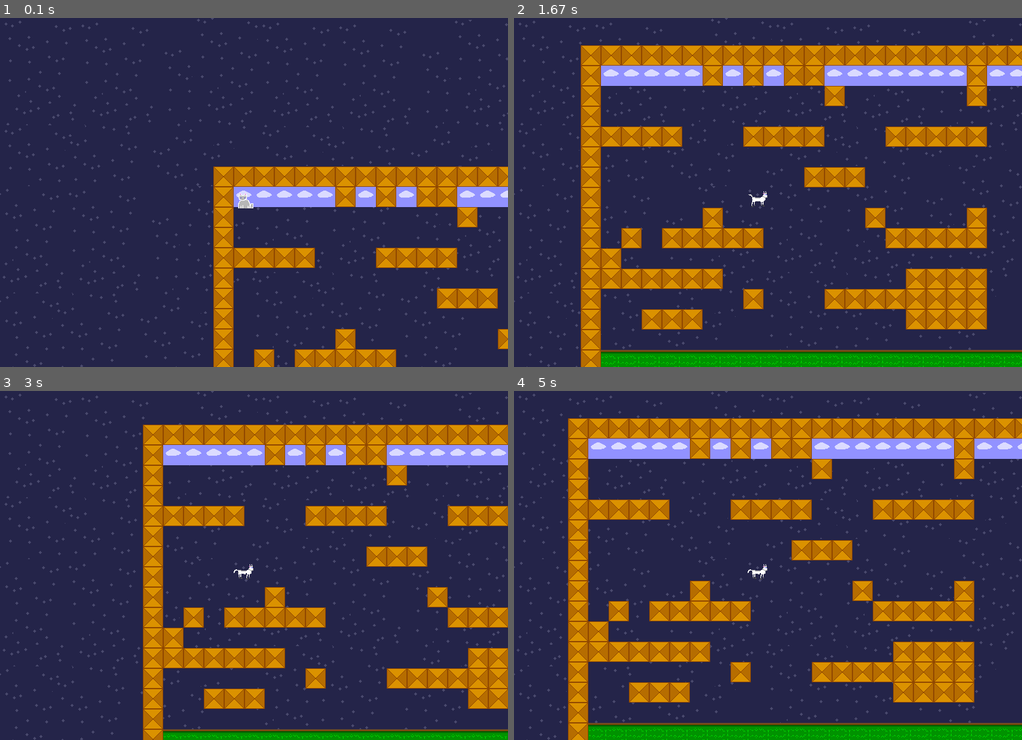
Above: before the commit, frames 1-4 (two rows, left to right).
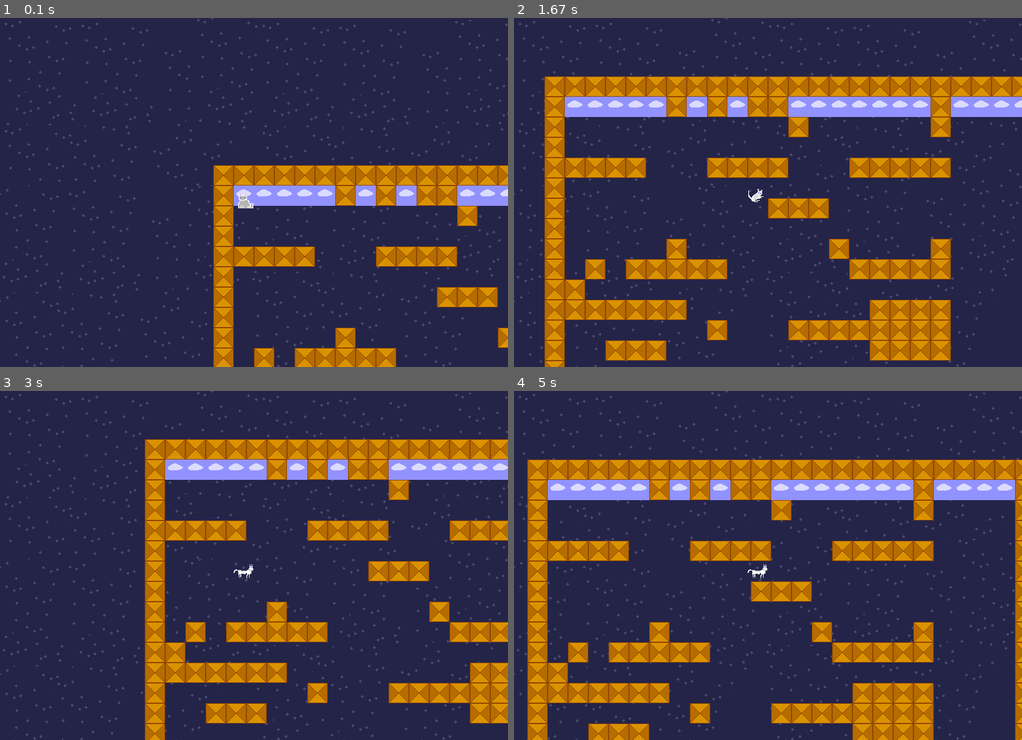
Above: after the commit, the same moments.

Repository: anokata/pythonPetProjects
Game: pygame game, started from platformer/pygametst.py
Two runs of this game, one before a commit and one after it. Both use one fixed random seed, a clock stepped at 60 frames per second and the inputs below.
Inputs:
- Up to frame 1 (0.1 s): no input
- Up to frame 2 (1.67 s): hold Space 0.33-0.8 s; hold Right 0.33-0.8 s; hold Right 0.83-1.3 s; tap Space at 0.9, 1.2, 1.4 s; hold Right from 1.33 s (still down)
- Up to frame 3 (3 s): tap Space at 1.7, 1.9, 2.2, 2.47, 2.77, 2.9 s; release Right at 1.8 s; hold Left 1.83-2.37 s; hold Left 2.4-2.8 s; hold Right from 2.83 s (still down)
- Up to frame 4 (5 s): tap Space at 3.2, 3.57, 3.87, 4.07, 4.37, 4.57, 4.87 s; release Right at 3.47 s; hold Left 3.5-3.97 s; hold Right 4-4.47 s; hold Right 4.5-4.97 s

The runs differ from the first frame. In frame 1, 3.6% of the frame differs, in the area x 42-100%, y 42-100%; in frame 2, 50%, in the area x 6-100%, y 7-100%; in frame 3, 29%; in frame 4, 50%.

Commit message:
Некоторый рефакторинг.

Diff:
--- a/platformer/pygametst.py
+++ b/platformer/pygametst.py
@@ -4,44 +4,6 @@
 from stateSystem import *
 import pyganim
 import roomGenerator as rg
-
-Sprite = pygame.sprite.Sprite
-entities = None
-layerBg = None
-layerFg = None
-# делать игрока сначала базового не зависящего от движка.
-
-AnimDelay = 0.1 # скорость смены кадров
-AnimGoRight = ['catr1.png' ,'catr2.png']
-AnimGoLeft = ['catl1.png','catl2.png']
-AnimJumpLeft = ['catjl.png', 'catjl2.png']
-AnimJumpRight = ['catjr.png','catjr2.png']
-AnimJump = ['catjr.png']
-AnimStand = ['cat3.png']
-
-#Камера. у неё есть свои размеры и положение. она не даёт выйти за пределы игроку - меняет положение, следит. Она преобразует данные в неё координаты объекта так чтобы они отображались на экране( вычесть координаты камеры)
-class Camera():
-
-    def __init__(self, w, h):
-        self.rect = pygame.Rect(0, 0, w, h)
-
-    def stalkAt(self, p):
-        """ Следить за """
-        self.rect.left = min(self.rect.left, p.rect.left - WindowW//2)
-        self.rect.right = max(self.rect.right, p.rect.right)
-        self.rect.top = min(self.rect.top, p.rect.top - WindowH//2)
-        self.rect.right = max(self.rect.right, p.rect.right)
-        self.rect.bottom = max(self.rect.bottom, p.rect.bottom)
-
-    def calc(self, o):
-        """ пересчитать координаты объекта на экран """
-        r = pygame.Rect(0, 0, 0, 0)
-        r.left = o.rect.left - self.rect.left #- WindowH//2
-        r.top = o.rect.top - self.rect.top #+ WindowW//2
-        #r.left = o.rect.left - self.rect.left
-        #r.left = o.rect.left - self.rect.left
-        return r
-
 
 def makeSpriteXY(imgname, x, y):
     s = pygame.sprite.Sprite()
@@ -52,6 +14,32 @@
     s.rect.left = x * w
     s.rect.top = y * h
     return s
+
+
+# делать игрока сначала базового не зависящего от движка.
+#Камера. у неё есть свои размеры и положение. она не даёт выйти за пределы игроку - меняет положение, следит. Она преобразует данные в неё координаты объекта так чтобы они отображались на экране( вычесть координаты камеры)
+class Camera():
+
+    def __init__(self, w, h):
+        self.rect = pygame.Rect(0, 0, w, h)
+
+    def stalkAt(self, p):
+        """ Следить за """
+        self.rect.left = min(self.rect.left, p.rect.left - WindowW//2)
+        self.rect.right = max(self.rect.right, p.rect.right)
+        self.rect.top = min(self.rect.top, p.rect.top - WindowH//2)
+        self.rect.right = max(self.rect.right, p.rect.right)
+        self.rect.bottom = max(self.rect.bottom, p.rect.bottom)
+
+    def calc(self, o):
+        """ пересчитать координаты объекта на экран """
+        r = pygame.Rect(0, 0, 0, 0)
+        r.left = o.rect.left - self.rect.left #- WindowH//2
+        r.top = o.rect.top - self.rect.top #+ WindowW//2
+        #r.left = o.rect.left - self.rect.left
+        #r.left = o.rect.left - self.rect.left
+        return r
+
 
 class Tiled():
     tiles = []
@@ -78,8 +66,16 @@
     jumped = False
 
     def __init__(self):
-        #surf
         pass
+
+# Player anim
+AnimDelay = 0.1 # скорость смены кадров
+AnimGoRight = ['catr1.png' ,'catr2.png']
+AnimGoLeft = ['catl1.png','catl2.png']
+AnimJumpLeft = ['catjl.png', 'catjl2.png']
+AnimJumpRight = ['catjr.png','catjr2.png']
+AnimJump = ['catjr.png']
+AnimStand = ['cat3.png']
 
 class pgPlayer(Player, pygame.sprite.Sprite):
     rect = pygame.Rect(0,0,0,0)
@@ -181,25 +177,17 @@
                     self.rect.top = p.rect.bottom # то не движется вверх
                     self.dy = 0                 # и энергия прыжка пропадает
 
-    #def draw(self):
-        #screen.blit(self.image, (self.rect.x ,self.rect.y + 3))
-
 class Block(pygame.sprite.Sprite): # base class for sprites?
     rect = 0
     def __init__(self, x, y, imgname=''):
         Sprite.__init__(self)
         self.image = pygame.image.load('block0.png').convert()
-        #self.x = x
-        #self.y = y
         self.rect = pygame.Rect(x, y, self.image.get_rect().size[0],
                          self.image.get_rect().size[1])
 
-    #def draw(self):
-        #screen.blit(self.image, (self.rect.x, self.rect.y))
-
-def mechanic(dt):
-    handleEvent('mechanic', dt)
-
+
+
+# Globals
 WindowH = 550
 WindowW = 800
 Display = (WindowW, WindowH)
@@ -211,20 +199,59 @@
 gravity = 0.2
 cam = Camera(400, 300)
 #http://www.pygame.org/docs/ref/key.html
+Sprite = pygame.sprite.Sprite
+entities = None
+layerBg = None
+layerFg = None
+
+def mechanic(dt):
+    handleEvent('mechanic', dt)
+
+def keyDown(k, d):
+    global player
+    if k == pygame.K_RIGHT:
+        player.moving += -1
+    if k == pygame.K_LEFT:
+        player.moving += 1
+    if k == pygame.K_SPACE:
+        player.jump(True)
+
+def keyUp(k, d):
+    global player
+    if k == pygame.K_RIGHT:
+        player.moving += 1
+    elif k == pygame.K_LEFT:
+        player.moving += -1
+    if k == pygame.K_SPACE:
+        pass#player.jump(False)
+
+def drawMain():
+    screen.blit(bgSurface.image, (0, 0))
+    global entities, layerBg, layerFg, cam, player
+    cam.stalkAt(player)
+    for e in layerBg:
+        screen.blit(e.image, cam.calc(e))
+    for e in entities:
+        screen.blit(e.image, cam.calc(e))
+    for e in layerFg:
+        screen.blit(e.image, cam.calc(e))
+    #pygame.display.update()
+    pygame.display.flip()
 
 def main():
     pygame.init()
+    mainInit()
+    mainLoop()
+
+def mainInit():
     global screen
+    global collided, cam, entities, layerBg, layerFg, player
+    global bgSurface
     screen = pygame.display.set_mode(Display)
     pygame.display.set_caption("/TXS/")
-    global bgSurface
-    #bgSurface = pygame.Surface((WindowW, WindowH))
+
     bgSurface = pygame.sprite.Sprite()
-    #bgSurface.fill(pygame.Color(bgColor))
     bgSurface.image = pygame.image.load('nightSky0.png').convert()
-
-
-    global collided, cam, entities, layerBg, layerFg, player
     player = pgPlayer(32, 32)
     addState('mainRun')
     changeState('mainRun')
@@ -277,11 +304,11 @@
                 entities.add(b)
 
     layerFg.add(player)
-    #cam = Camera(200, 200)
-
+
+def mainLoop():
     clock = pygame.time.Clock()
     isExit = False
-    pygame.time.set_timer(pygame.USEREVENT + 1, int(1000/60))
+    pygame.time.set_timer(pygame.USEREVENT + 1, int(1000/90))
     while not isExit:
         for event in pygame.event.get():
             if event.type == pygame.QUIT:
@@ -294,49 +321,9 @@
                 handleEvent('keyUp', event.key, event)
             if event.type == pygame.USEREVENT + 1:
                 handleEvent('mechanic', 1, collided)
-        #clock.tick(50)
         clock.tick()
-        pygame.display.set_caption("fps: " + str(clock.get_fps()))
+        pygame.display.set_caption("fps: " + str(int(clock.get_fps())))
         handleEvent('draw')
-        #handleEvent('mechanic', 1, collided)
-
-
-def keyDown(k, d):
-    global player
-    if k == pygame.K_RIGHT:
-        player.moving += -1
-    if k == pygame.K_LEFT:
-        player.moving += 1
-    if k == pygame.K_SPACE:
-        player.jump(True)
-
-def keyUp(k, d):
-    global player
-    if k == pygame.K_RIGHT:
-        player.moving += 1
-    elif k == pygame.K_LEFT:
-        player.moving += -1
-    if k == pygame.K_SPACE:
-        pass#player.jump(False)
-
-def drawMain():
-    screen.blit(bgSurface.image, (0, 0))
-    global entities, layerBg, layerFg, cam, player
-    cam.stalkAt(player)
-    #if layerBg != None:
-        #layerBg.draw(screen)
-    for e in layerBg:
-        screen.blit(e.image, cam.calc(e))
-    for e in entities:
-        screen.blit(e.image, cam.calc(e))
-    for e in layerFg:
-        screen.blit(e.image, cam.calc(e))
-    #if entities != None:
-    #    entities.draw(screen)
-    #if layerFg != None:
-    #    layerFg.draw(screen)
-    #pygame.display.update()
-    pygame.display.flip()
 
 if __name__ == "__main__":
     main()
Not shown, changed: platformer/.pygametst.py.swp
Not shown, changed: platformer/.roomGenerator.py.swp
